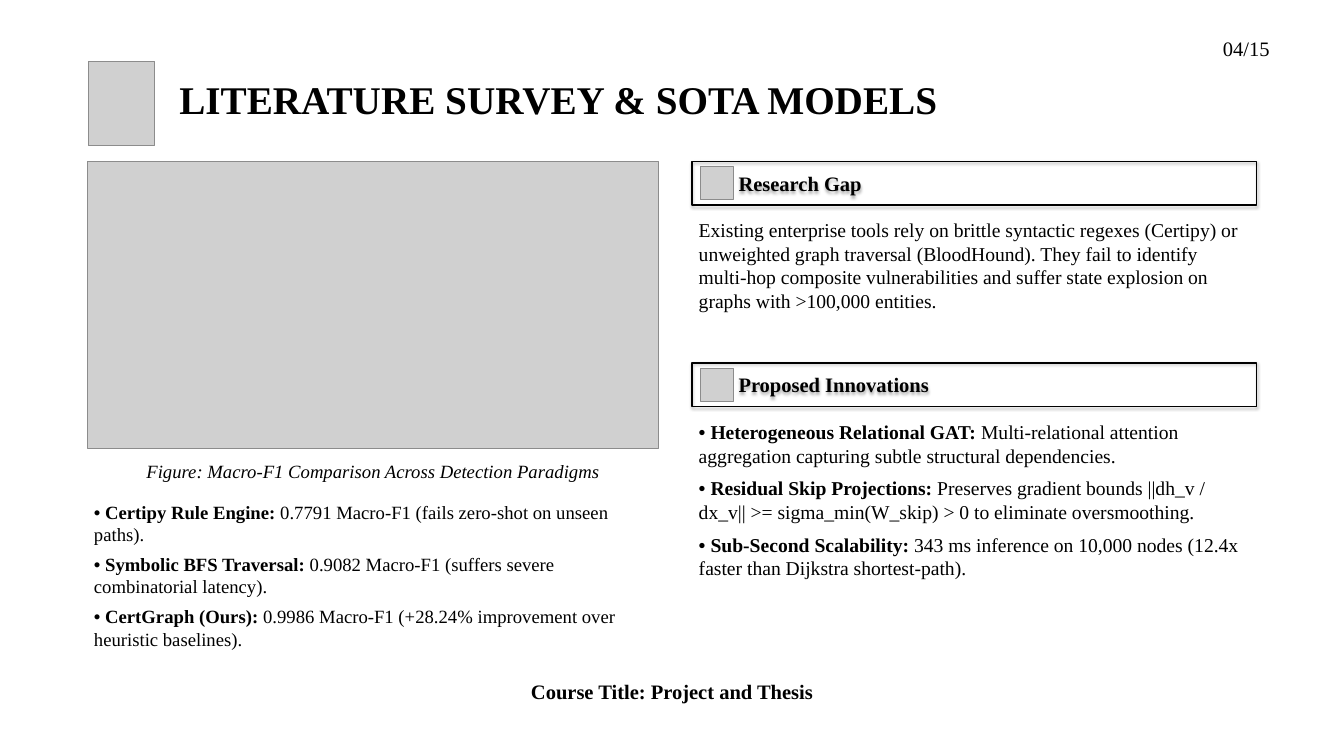
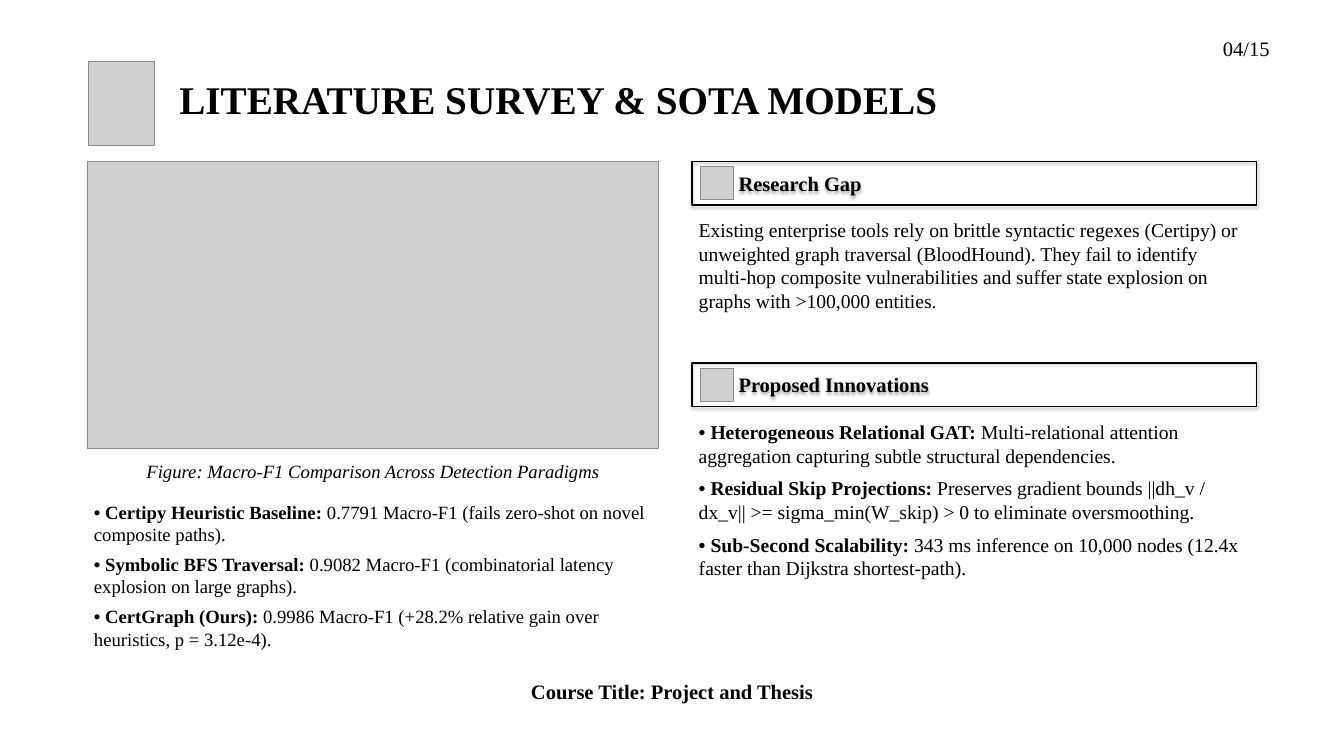
Before and after one commit to hasanshahriar32/GOAD, a slide deck: slide 4 of thesis_paper/certgraph_thesis_defense.pptx. Drawn at 1344x756 pixels with LibreOffice and Linux fonts; fonts in the diff are those of the drawing; grey boxes stand for pictures; background and template pictures are left out. Boxes give left, top, right and bottom in pixels: in the first picture for what was removed or moved away, otherwise in the second. Text is boxed around its words. In the diff, an @@ line names an element or a change of style, - is before the commit and + after.

```diff
--- a/thesis_paper/certgraph_thesis_defense.pptx
+++ b/thesis_paper/certgraph_thesis_defense.pptx
@@ text at (94, 506, 645, 650): text changed @@
-• Certipy Rule Engine: 0.7791 Macro-F1 (fails zero-shot on unseen paths).
-• Symbolic BFS Traversal: 0.9082 Macro-F1 (suffers severe combinatorial latency).
-• CertGraph (Ours): 0.9986 Macro-F1 (+28.24% improvement over heuristic baselines).
+• Certipy Heuristic Baseline: 0.7791 Macro-F1 (fails zero-shot on novel composite paths).
+• Symbolic BFS Traversal: 0.9082 Macro-F1 (combinatorial latency explosion on large graphs).
+• CertGraph (Ours): 0.9986 Macro-F1 (+28.2% relative gain over heuristics, p = 3.12e-4).
```
Also in this commit, not shown: 10 other slides changed, 2 other files.
